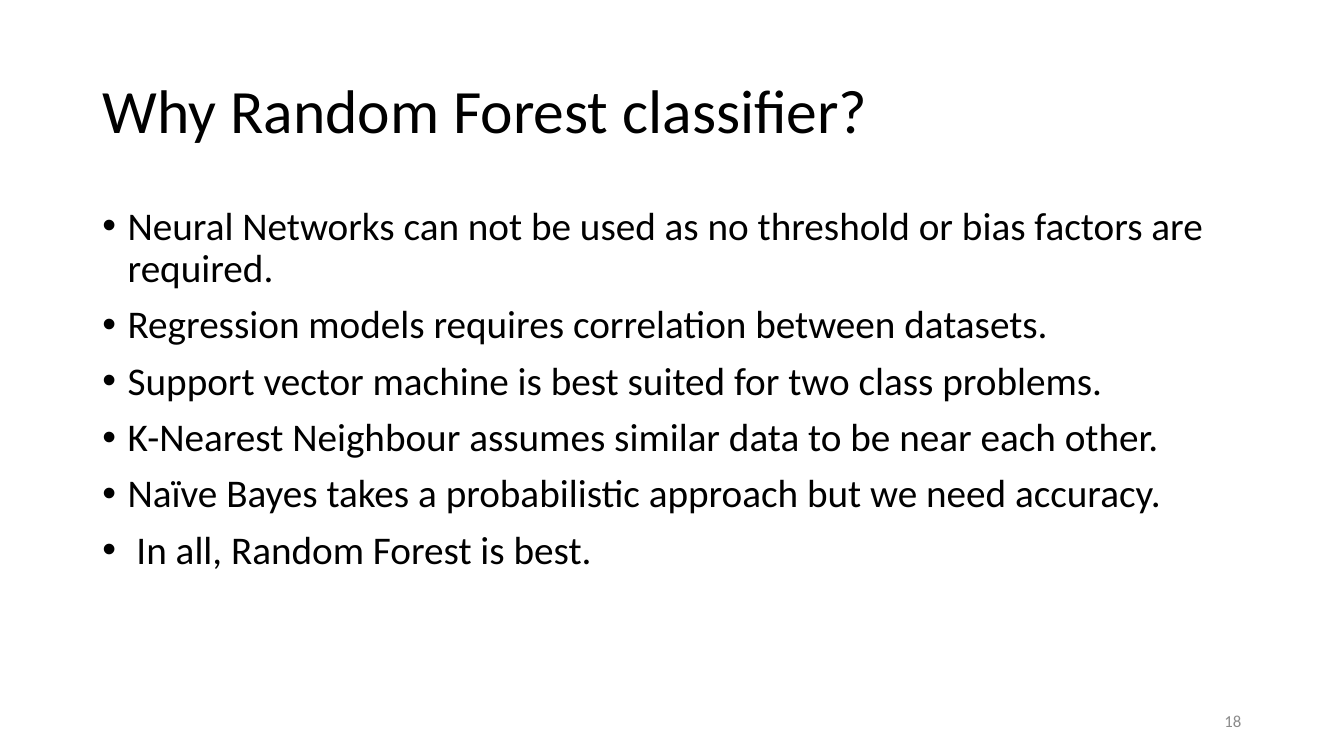
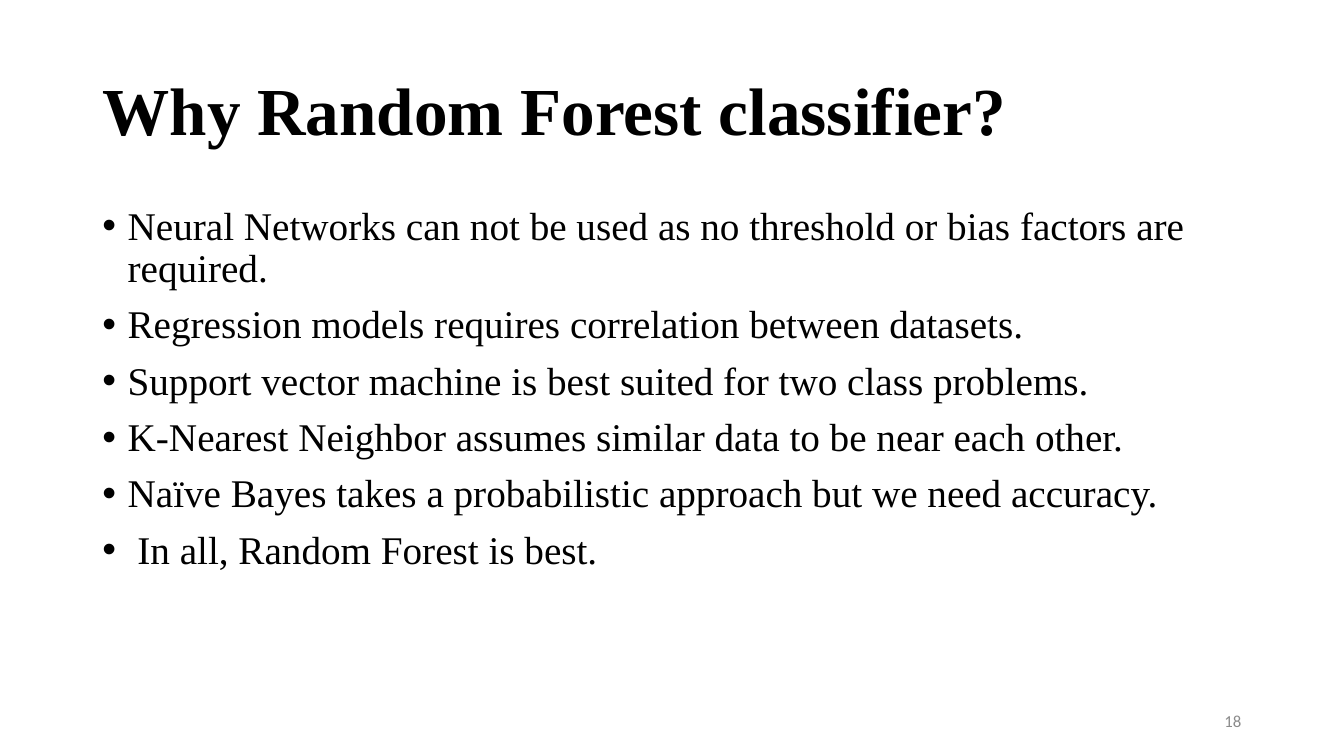
Before and after one commit to BipinGodar/ProjectReport, a slide deck: slide 18 of Smart Gloves using Flex Sensor.pptx. Drawn at 1344x756 pixels with LibreOffice and Linux fonts; fonts in the diff are those of the drawing. Boxes give left, top, right and bottom in pixels: in the first picture for what was removed or moved away, otherwise in the second. Text is boxed around its words. In the diff, an @@ line names an element or a change of style, - is before the commit and + after.

Commit message:
presentation

```diff
--- a/Smart Gloves using Flex Sensor.pptx
+++ b/Smart Gloves using Flex Sensor.pptx
@@ title "Why Random Forest classifier?" at box(102, 87, 1006, 147): size 44 to 48 pt, font Calibri to Times New Roman, bold on @@
@@ text at box(128, 212, 1184, 570): font Calibri to Times New Roman in "Neural Networks can not be used as ...", "Regression models requires correlation between datasets.", "Support vector machine is best suited for ...", "Naïve Bayes takes a probabilistic approach but ..." and 1 more places @@
@@ text at box(128, 423, 1123, 459): text changed; font Calibri to Times New Roman @@
-• K-Nearest Neighbour assumes similar data to be near each other.
+• K-Nearest Neighbor assumes similar data to be near each other.
```
Also in this commit, not shown: 8 other slides changed, 4 slides added, 3 slides removed, 3 other files.
